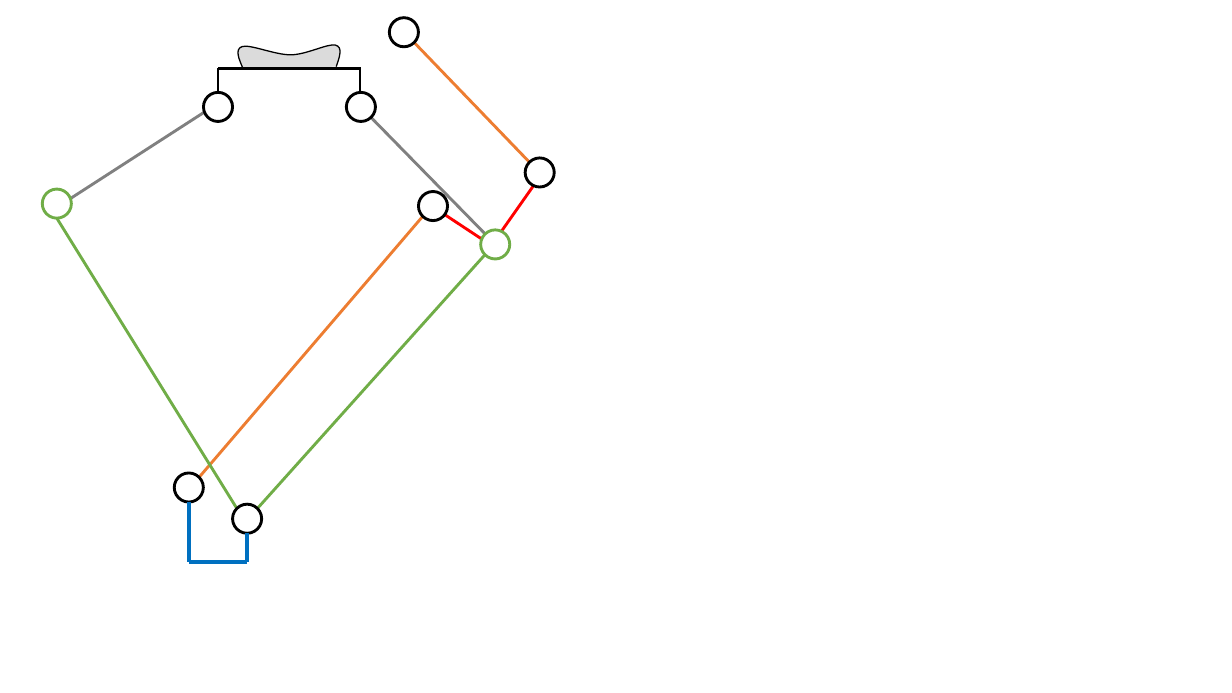
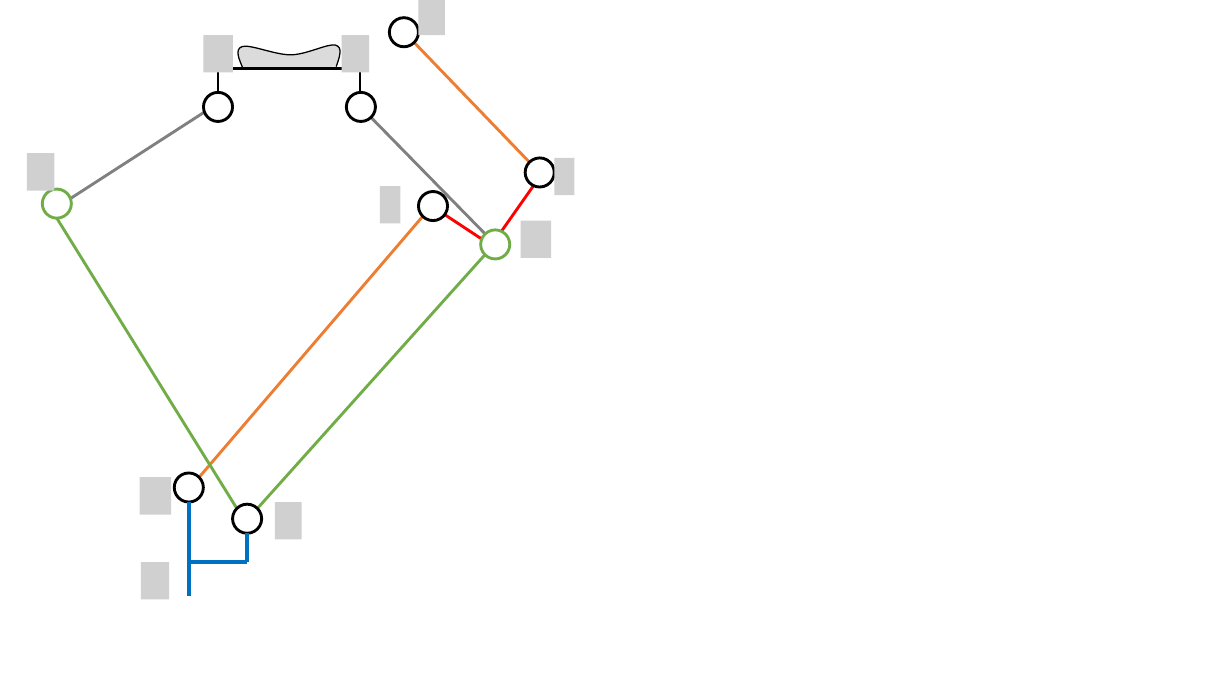
Before and after one commit to xpessoles/PSI_Dev, a slide deck: slide 3 of TP_Geometrie_RobotDelta2D/Figures.pptx. Drawn at 1232x693 pixels with LibreOffice and Linux fonts; fonts in the diff are those of the drawing; grey boxes stand for pictures; background and template pictures are left out. Boxes give left, top, right and bottom in pixels: in the first picture for what was removed or moved away, otherwise in the second. Text is boxed around its words. In the diff, an @@ line names an element or a change of style, - is before the commit and + after.

```diff
--- a/TP_Geometrie_RobotDelta2D/Figures.pptx
+++ b/TP_Geometrie_RobotDelta2D/Figures.pptx
@@ picture added at bbox=[419, 0, 445, 35] @@
@@ picture added at bbox=[203, 35, 233, 72] @@
@@ picture added at bbox=[342, 35, 370, 72] @@
@@ picture added at bbox=[27, 153, 55, 190] @@
@@ picture added at bbox=[555, 158, 575, 195] @@
@@ picture added at bbox=[380, 187, 400, 224] @@
@@ picture added at bbox=[521, 221, 552, 258] @@
@@ picture added at bbox=[140, 478, 171, 515] @@
@@ line moved from (189, 502) - (189, 562) to (189, 502) - (189, 596) @@
@@ picture added at bbox=[274, 502, 301, 539] @@
@@ picture added at bbox=[140, 562, 169, 599] @@
```
Also in this commit, not shown: 2 slides added.
